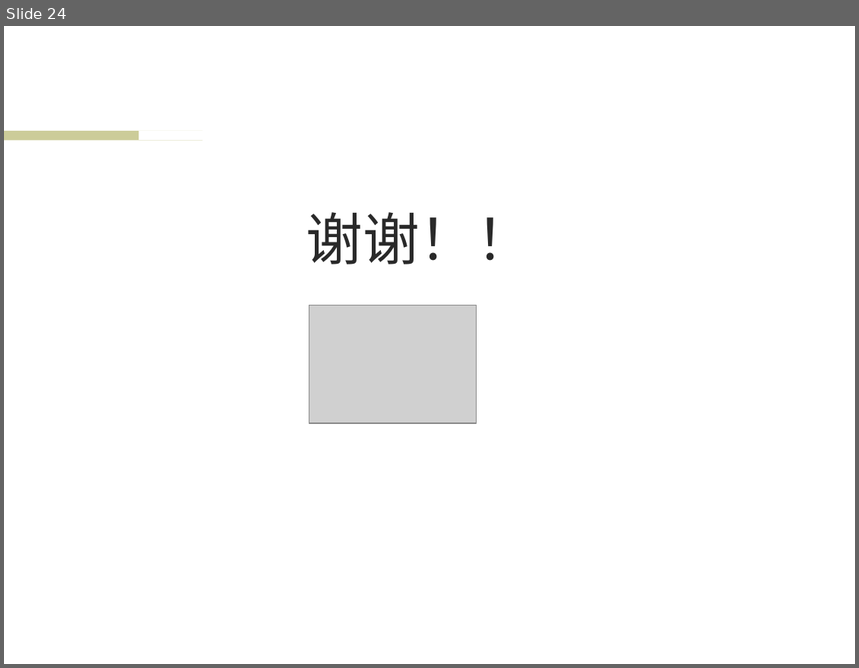
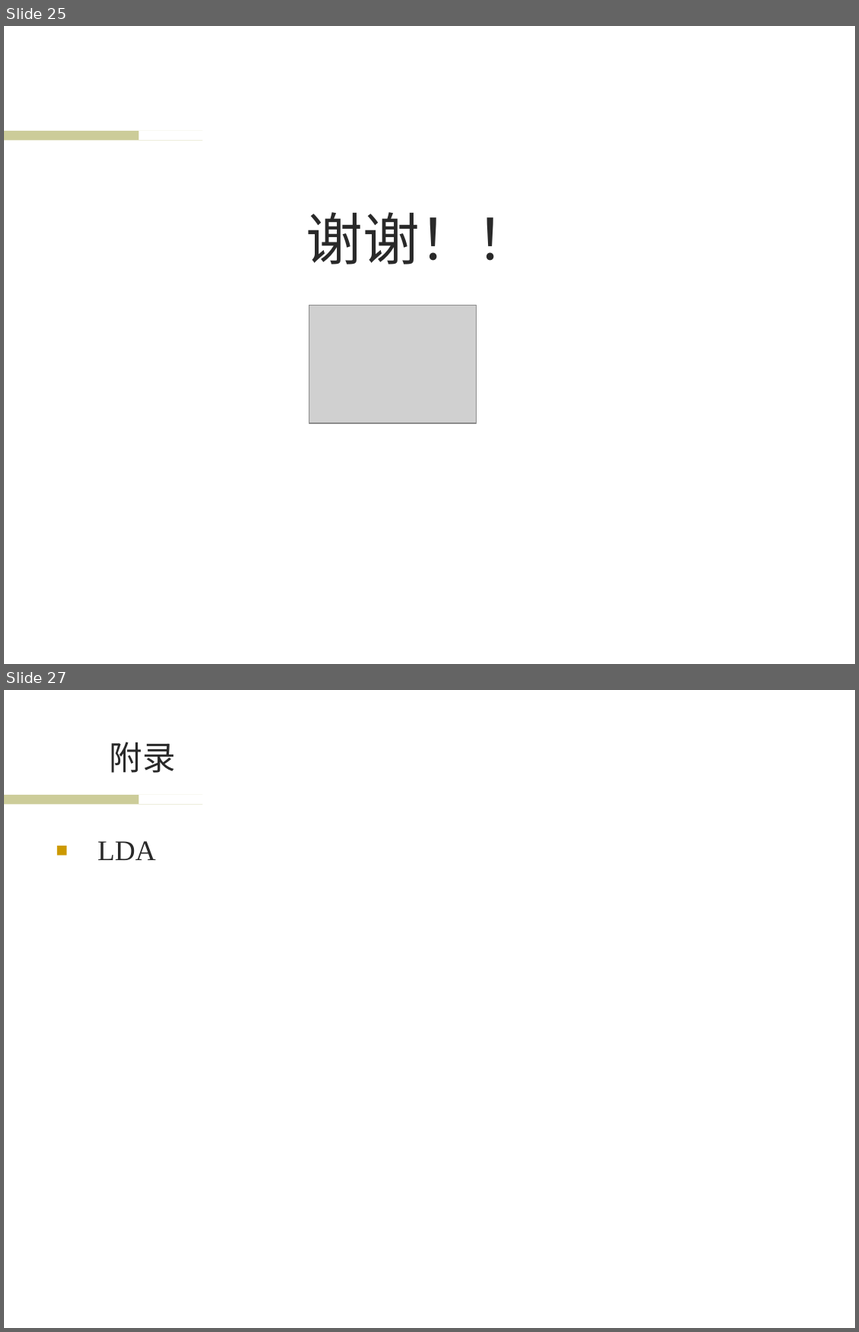
Before and after one commit to wwssttt/NJUThesis, a slide deck: ppt/一种基于时间序列分析的个性化音乐推荐系统及其实现.ppt. Shown one above the other, each under a label of ours: slide 24 before the commit, slides 25 and 27 after it; the slides between them are not shown. The pictures are 859x668 and 859x1332 pixels, drawn with LibreOffice and Linux fonts; fonts in the diff are those of the drawing; grey boxes stand for pictures; background and template pictures are left out. Boxes give left, top, right and bottom in pixels: in the first picture for what was removed or moved away, otherwise in the second. Text is boxed around its words. In the diff, an @@ line names an element or a change of style, - is before the commit and + after.

Commit message:
ppt:附录

```diff
--- a/ppt/一种基于时间序列分析的个性化音乐推荐系统及其实现.ppt
+++ b/ppt/一种基于时间序列分析的个性化音乐推荐系统及其实现.ppt
@@ slide 27 added at (4,690,855,1328), background #FFFFFF; not listed: 2 template elements that a slide beside it also shows @@
@@ title added at (110,742,176,773), 28 pt, text #292929 @@
+附录
@@ text added at (97,841,156,860), 24 pt, text #292929 @@
+■ LDA
@@ what was slide 24 is now slide 25 @@
```
Also in this commit, not shown: 4 slides changed, 6 other slides added.
